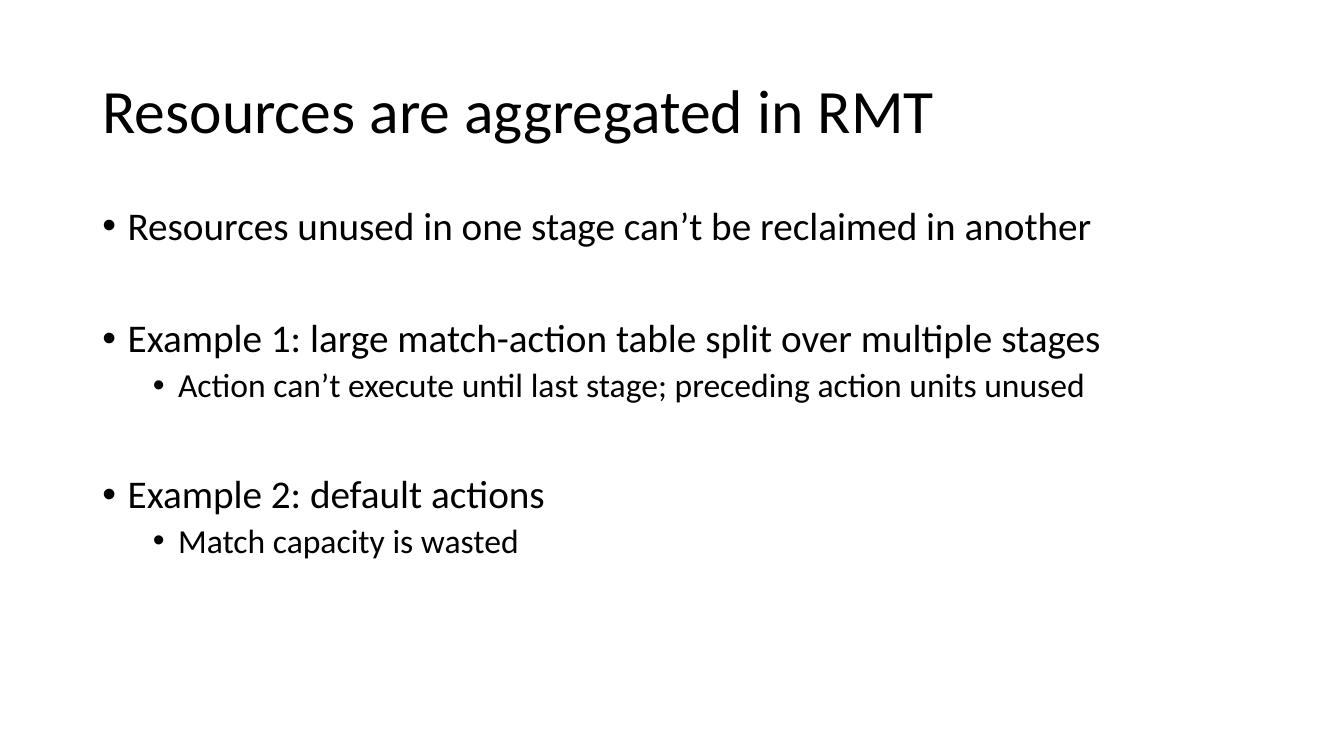
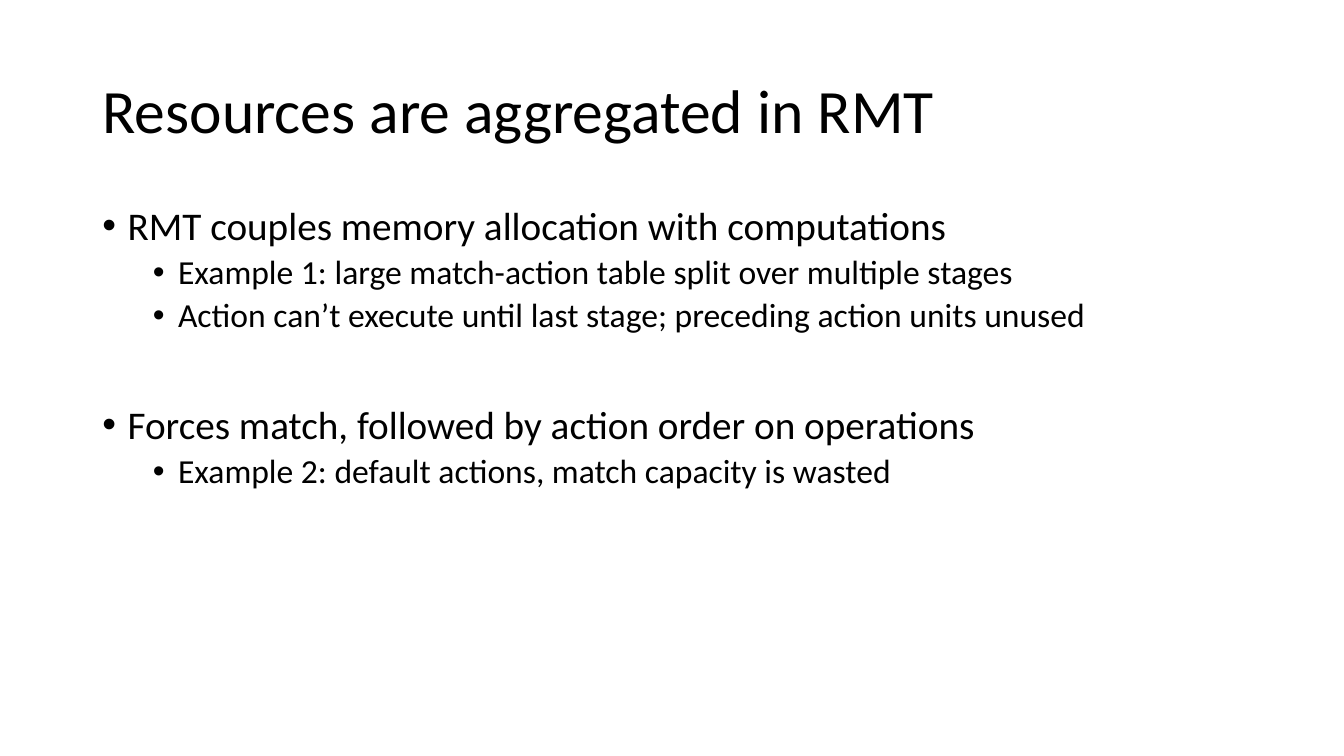
Before and after one commit to anirudhSK/drmt_talk, a slide deck: slide 3 of drmt.pptx. Drawn at 1344x756 pixels with LibreOffice and Linux fonts; fonts in the diff are those of the drawing. Boxes give left, top, right and bottom in pixels: in the first picture for what was removed or moved away, otherwise in the second. Text is boxed around its words. In the diff, an @@ line names an element or a change of style, - is before the commit and + after.

```diff
--- a/drmt.pptx
+++ b/drmt.pptx
@@ text at <box>128,212,946,247</box>: text changed @@
-• Resources unused in one stage can’t be reclaimed in another
+• RMT couples memory allocation with computations
@@ text at <box>178,260,1012,290</box>: size 28 to 24 pt in "Example 1: large match-action table split over ..."; list level 1 to 2 in "Example 1: large match-action table ..." @@
@@ text at <box>128,411,974,489</box>: text changed @@
-• Example 2: default actions
-  • Match capacity is wasted
+• Forces match, followed by action order on operations
+  • Example 2: default actions, match capacity is wasted
```
Also in this commit, not shown: 3 other slides changed, 1 slide added.
